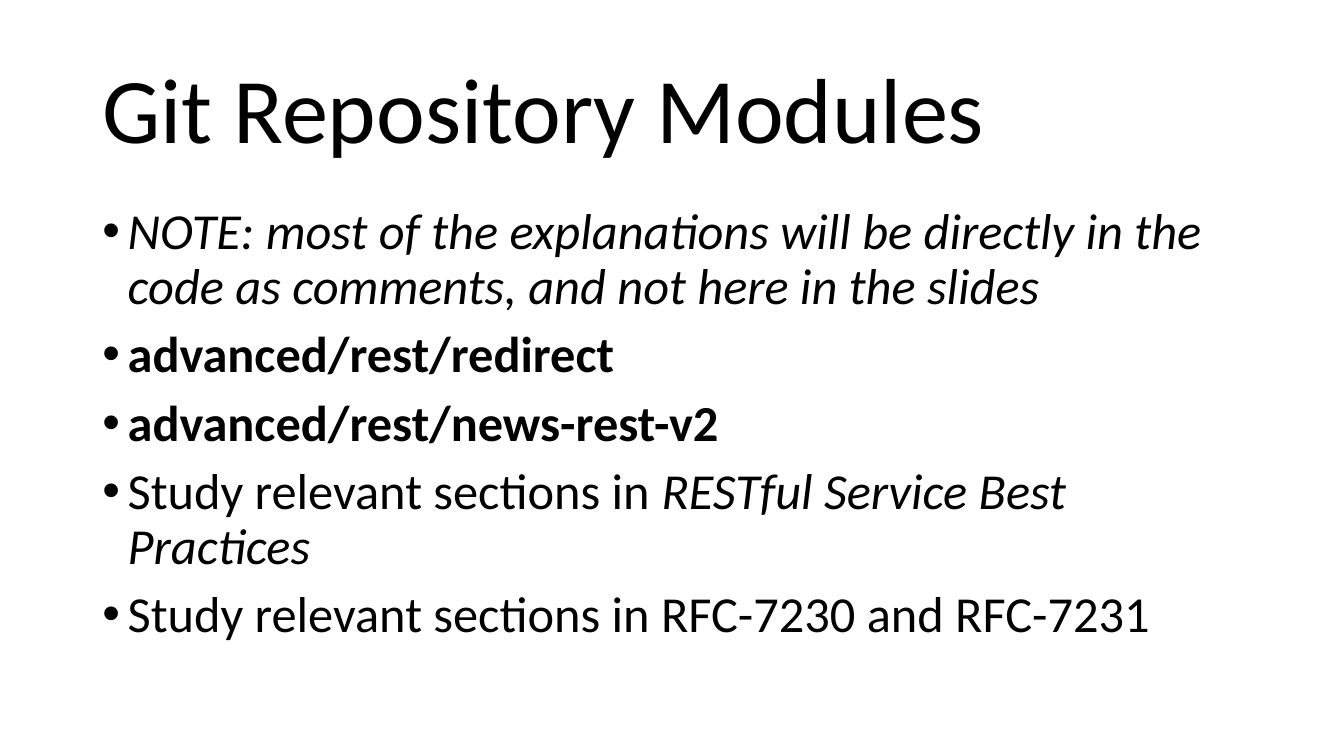
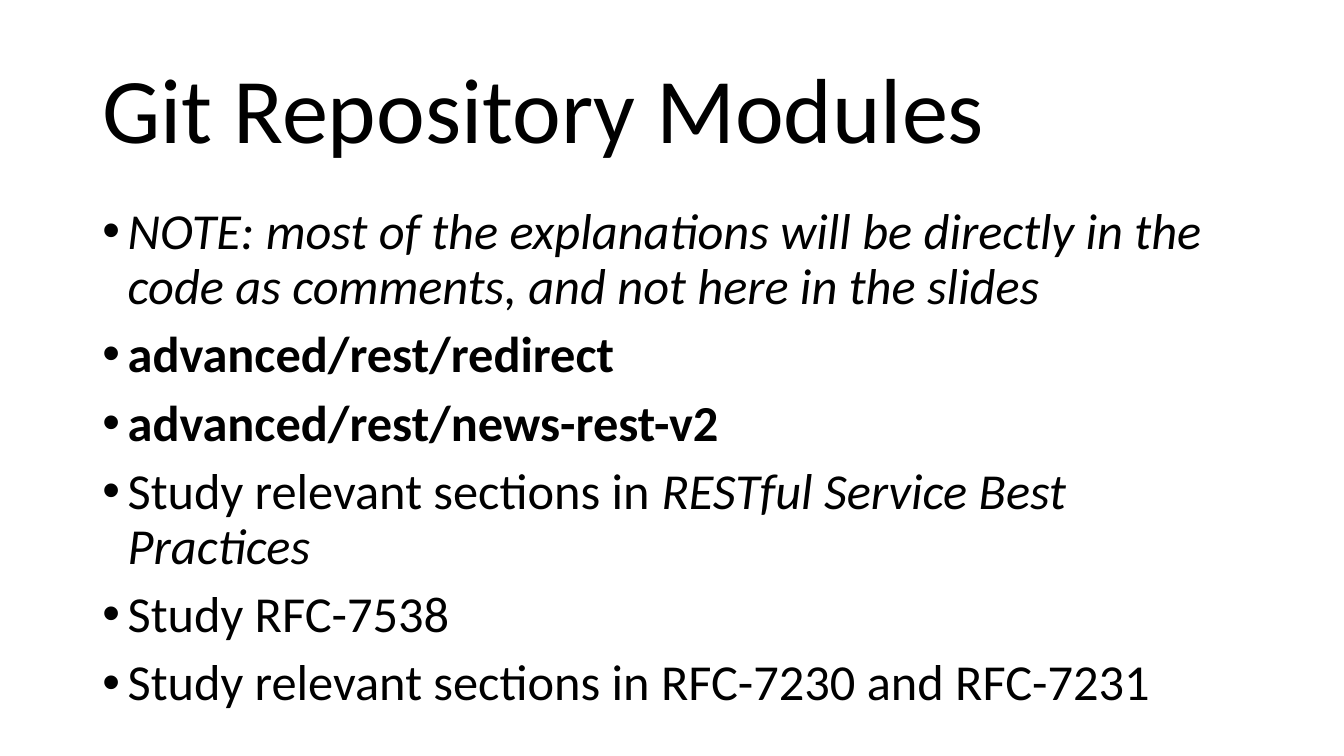
Before and after one commit to arcuri82/testing_security_development_enterprise_systems, a slide deck: slide 37 of doc/advanced/slides/lesson_04.pptx. Drawn at 1344x756 pixels with LibreOffice and Linux fonts; fonts in the diff are those of the drawing. Boxes give left, top, right and bottom in pixels: in the first picture for what was removed or moved away, otherwise in the second. Text is boxed around its words. In the diff, an @@ line names an element or a change of style, - is before the commit and + after.

```diff
--- a/doc/advanced/slides/lesson_04.pptx
+++ b/doc/advanced/slides/lesson_04.pptx
@@ text at [128,597,449,640]: paragraph added @@
+• Study RFC-7538
```
Also in this commit, not shown: 2 other files.
